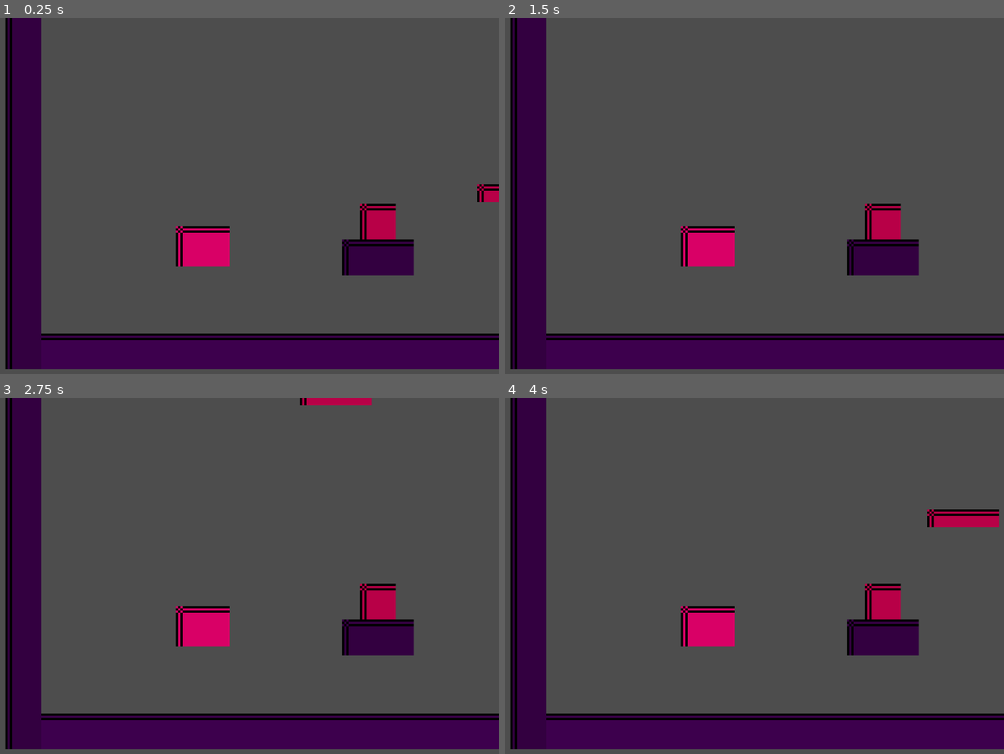
Above: before the commit, frames 1-4 (two rows, left to right).
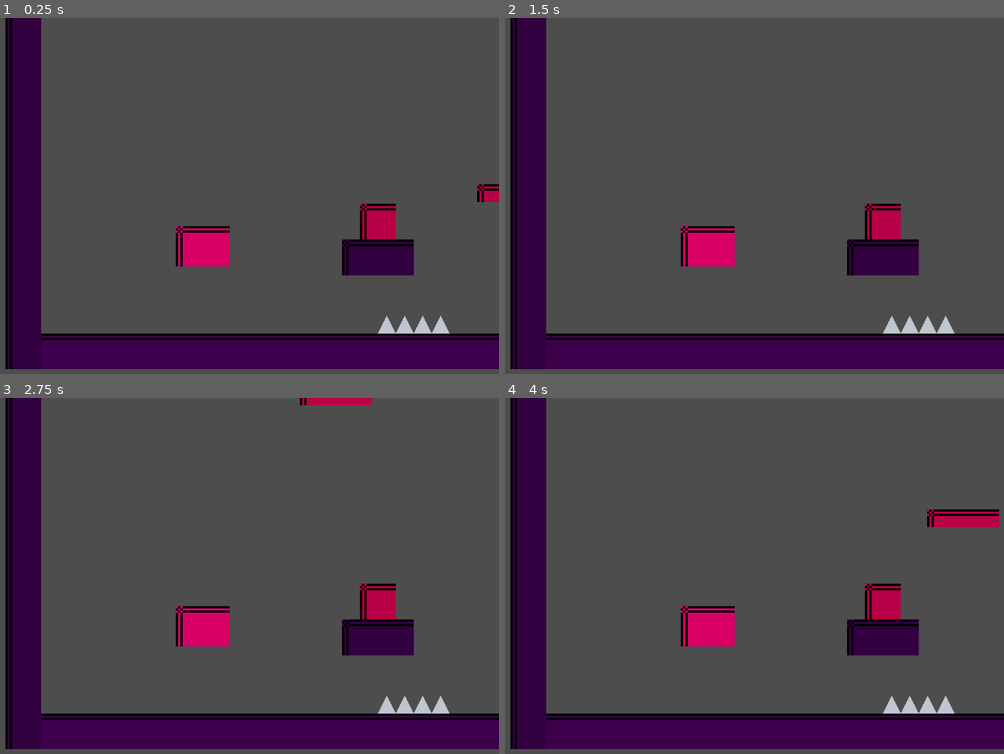
Above: after the commit, the same moments.

Repository: goodbless/first-game-in-godot
Game: Godot game, scene res://scenes/Levels/test_room.tscn
The game is run twice, just before and just after one commit, with the same random seed, the same clock (stepped at 60 frames per second) and the same inputs. This scene is started directly instead of the project's main scene.
Inputs (mouse positions are in pixels of both pictures, inside the frame that each line leads up to):
- Up to frame 1 (0.25 s): no input
- Up to frame 2 (1.5 s): tap Enter at 0.5 s; move the mouse to (824, 181) at 0.52 s; hold Right (move_right) 0.53-1.25 s; tap E (interact) at 0.6 s; click (824, 181) at 0.67 s; tap Space (jump) at 0.77, 1.07, 1.25 s; drag from (549, 217) to (859, 220) at 1.27 s
- Up to frame 3 (2.75 s): move the mouse to (239, 501) at 2.02 s; hold Right (move_right) from 2.03 s (still down); tap E (interact) at 2.1 s
- Up to frame 4 (4 s): release Right (move_right) at 2.75 s; drag from (649, 650) to (909, 600) at 2.77 s; move the mouse to (874, 632) at 3.52 s; hold Left (move_left) from 3.53 s (still down); tap E (interact) at 3.6 s; tap Space (jump) at 3.77 s

The runs differ from the first frame. In frame 1, 0.4% of the frame differs, in the area x 75-91%, y 83-89%; in frame 2, 0.4%; in frame 3, 0.4%; in frame 4, 0.4%.

Commit message:
Level tweaks: spike trap placement in test_room

Diff:
--- a/First Game/scenes/Levels/test_room.tscn
+++ b/First Game/scenes/Levels/test_room.tscn
@@ -9,6 +9,7 @@
 [ext_resource type="PackedScene" path="res://scenes/objects/switch.tscn" id="7_switch"]
 [ext_resource type="PackedScene" path="res://scenes/objects/door.tscn" id="8_door"]
 [ext_resource type="PackedScene" uid="uid://bgv5v2fxqlswe" path="res://scenes/platform.tscn" id="9_fh3c8"]
+[ext_resource type="PackedScene" uid="uid://1wrfuxn3tep2" path="res://scenes/objects/spike_trap.tscn" id="10_qqxd0"]
 
 [sub_resource type="RectangleShape2D" id="FloorAShape"]
 size = Vector2(416, 16)
@@ -179,3 +180,6 @@
 move_axis = Vector2(1, 1)
 crumble_time = 3.0
 respawn_time = 0.0
+
+[node name="SpikeTrap" parent="." unique_id=1042375586 instance=ExtResource("10_qqxd0")]
+position = Vector2(166, 96)
--- a/First Game/scenes/objects/spike_trap.tscn
+++ b/First Game/scenes/objects/spike_trap.tscn
@@ -1,29 +1,29 @@
-[gd_scene format=3]
+[gd_scene format=3 uid="uid://1wrfuxn3tep2"]
 
-[ext_resource type="Script" path="res://scripts/interactables/spike_trap.gd" id="1_trap"]
-[ext_resource type="Script" path="res://scripts/era_visuals.gd" id="2_era"]
+[ext_resource type="Script" uid="uid://h6lcqsfatc74" path="res://scripts/interactables/spike_trap.gd" id="1_trap"]
+[ext_resource type="Script" uid="uid://dosm1i6nbnb7o" path="res://scripts/era_visuals.gd" id="2_era"]
 
 [sub_resource type="RectangleShape2D" id="TrapShape"]
 size = Vector2(32, 6)
 
-[node name="SpikeTrap" type="Area2D"]
+[node name="SpikeTrap" type="Area2D" unique_id=806943503]
 collision_mask = 6
 script = ExtResource("1_trap")
 
-[node name="CollisionShape2D" type="CollisionShape2D" parent="."]
+[node name="CollisionShape2D" type="CollisionShape2D" parent="." unique_id=361969618]
 shape = SubResource("TrapShape")
 
-[node name="EraVisuals" type="Node" parent="."]
+[node name="EraVisuals" type="Node" parent="." unique_id=1868826149]
 script = ExtResource("2_era")
 
-[node name="PastVisual" type="Node2D" parent="."]
+[node name="PastVisual" type="Node2D" parent="." unique_id=1937518747]
 
-[node name="Spikes" type="Polygon2D" parent="PastVisual"]
+[node name="Spikes" type="Polygon2D" parent="PastVisual" unique_id=879147166]
+color = Color(0.75, 0.78, 0.82, 1)
 polygon = PackedVector2Array(-16, 4, -12, -4, -8, 4, -4, -4, 0, 4, 4, -4, 8, 4, 12, -4, 16, 4)
-color = Color(0.75, 0.78, 0.82, 1)
 
-[node name="FutureVisual" type="Node2D" parent="."]
+[node name="FutureVisual" type="Node2D" parent="." unique_id=1196173250]
 
-[node name="Spikes" type="Polygon2D" parent="FutureVisual"]
-polygon = PackedVector2Array(-16, 4, -13, -3, -8, 3, -4, -5, 0, 4, 5, -3, 8, 4, 12, -4, 16, 3)
+[node name="Spikes" type="Polygon2D" parent="FutureVisual" unique_id=80389525]
 color = Color(0.45, 0.3, 0.2, 1)
+polygon = PackedVector2Array(-16, 4, -13, -3, -8, 3, -4, -5, 0.35606003, 2.350109, 5, -3, 8.18803, 3.5104008, 12, -4, 16.774189, 3.9745178)
